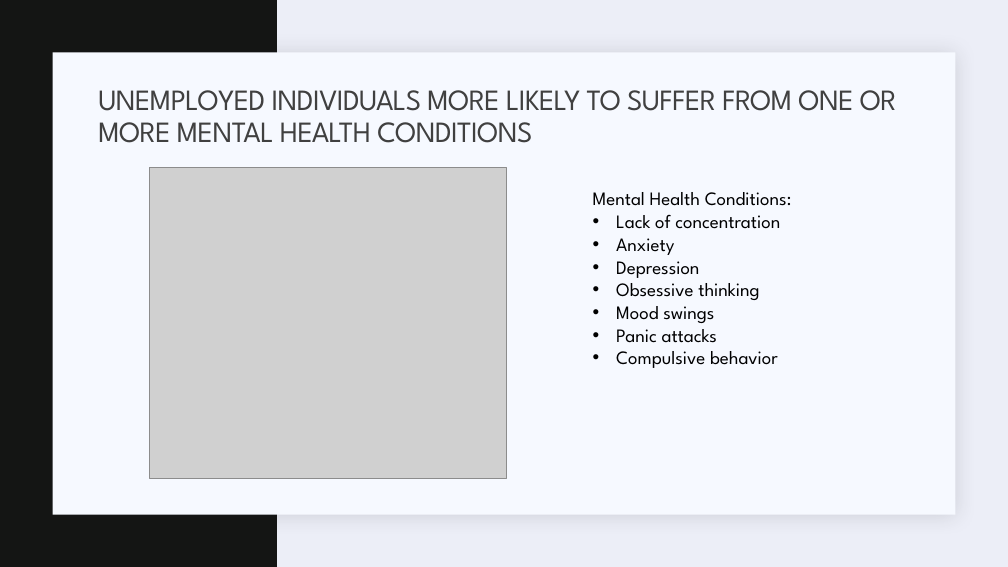
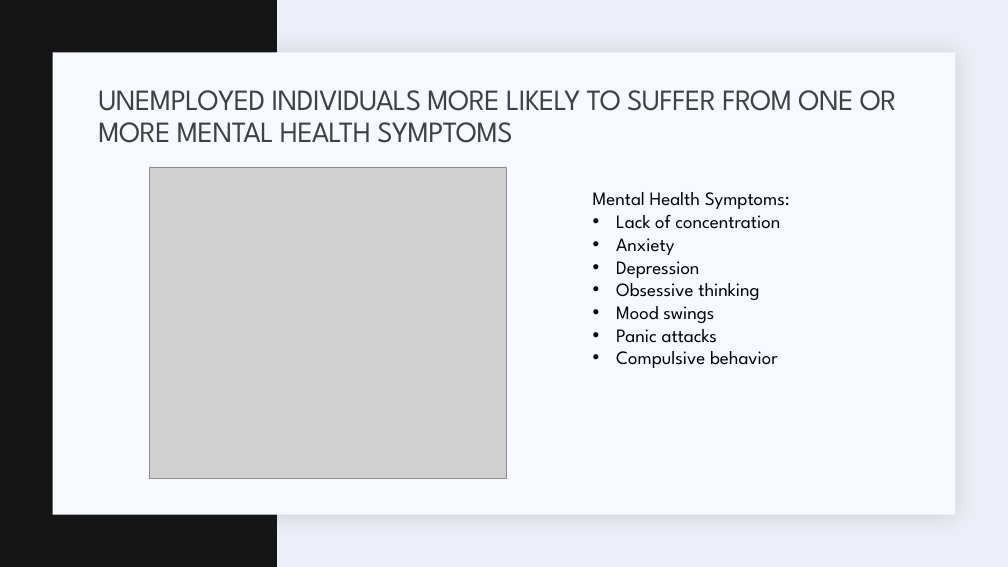
Before and after one commit to hehill/Project1_Team3, a slide deck: slide 7 of Presentation/Presentation_draft.pptx. Drawn at 1008x567 pixels with LibreOffice and Linux fonts; fonts in the diff are those of the drawing; grey boxes stand for pictures. Boxes give left, top, right and bottom in pixels: in the first picture for what was removed or moved away, otherwise in the second. Text is boxed around its words. In the diff, an @@ line names an element or a change of style, - is before the commit and + after.

```diff
--- a/Presentation/Presentation_draft.pptx
+++ b/Presentation/Presentation_draft.pptx
@@ title at (98,90,897,143): text changed @@
-UNEMPLOYED INDIVIDUALS MORE LIKELY TO SUFFER FROM ONE OR MORE MENTAL HEALTH CONDITIONS
+UNEMPLOYED INDIVIDUALS MORE LIKELY TO SUFFER FROM ONE OR MORE MENTAL HEALTH SYMPTOMS
@@ text at (593,192,790,209): text changed @@
-Mental Health Conditions:
+Mental Health Symptoms:
```
Also in this commit, not shown: 6 other slides changed, 6 other files.
